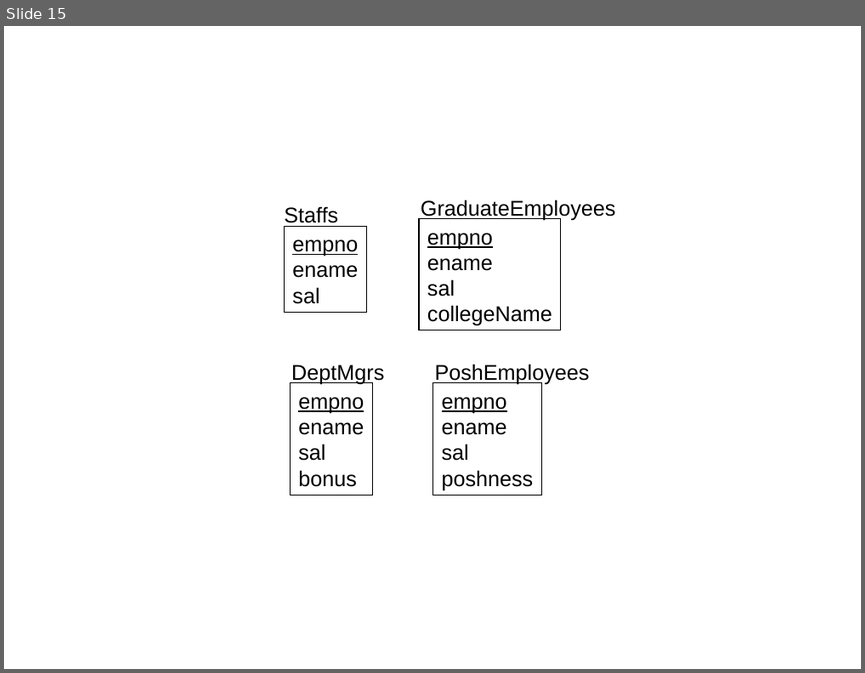
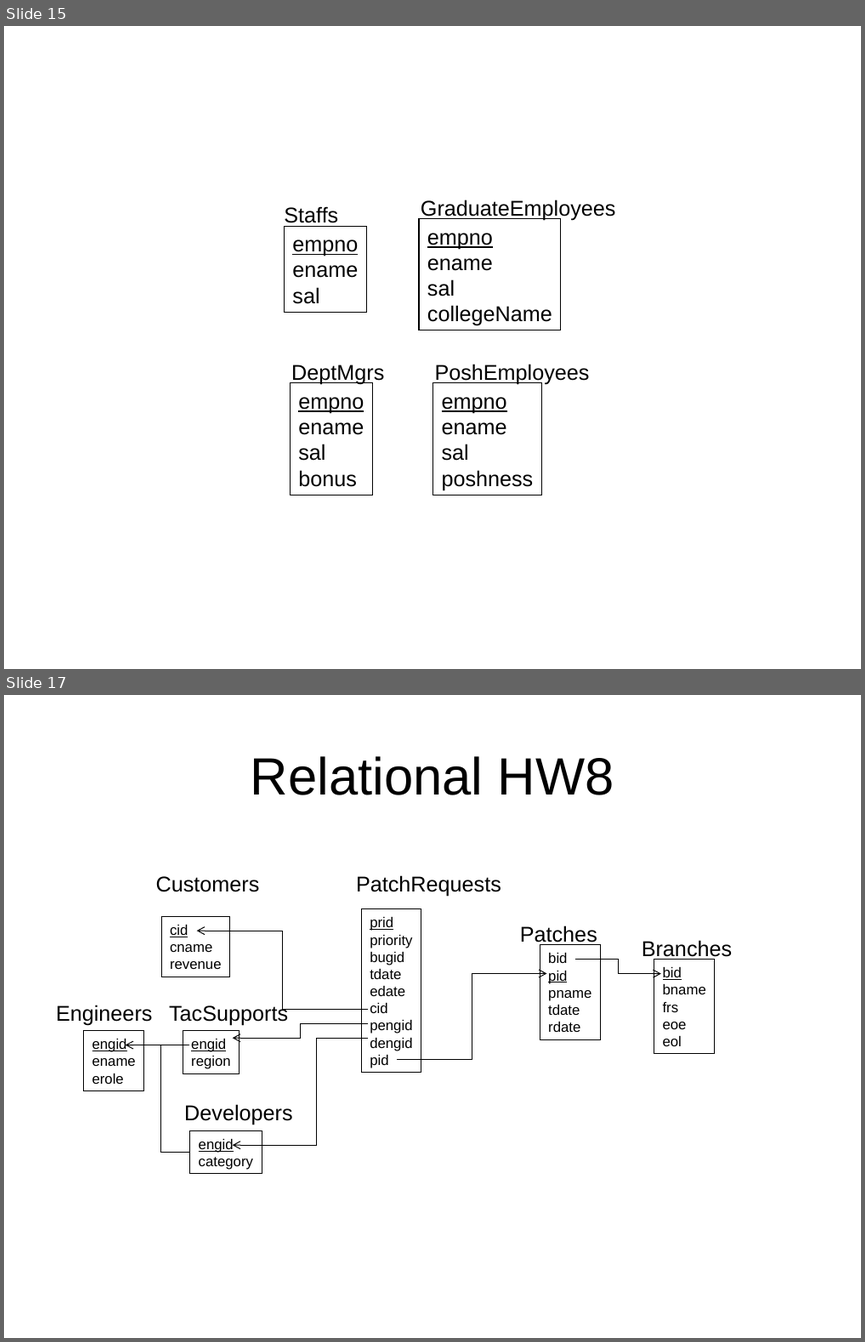
Before and after one commit to rte126/src-pe-tools, a slide deck: classes/CS579/dbclass/Project.ppt. Shown one above the other, each under a label of ours: slide 15 before the commit, slides 15 and 17 after it; the slides between them are not shown. The pictures are 865x673 and 865x1342 pixels, drawn with LibreOffice and Linux fonts; fonts in the diff are those of the drawing. Boxes give left, top, right and bottom in pixels: in the first picture for what was removed or moved away, otherwise in the second. Text is boxed around its words. In the diff, an @@ line names an element or a change of style, - is before the commit and + after.

```diff
--- a/classes/CS579/dbclass/Project.ppt
+++ b/classes/CS579/dbclass/Project.ppt
@@ slide 17 added at box(4, 695, 861, 1338), background #FFFFFF @@
@@ title added at box(250, 756, 614, 795), 44 pt, text #000000 @@
+Relational HW8
@@ text added at box(156, 876, 260, 892), 18 pt, text #000000 @@
+Customers
@@ text added at box(356, 875, 501, 896), 18 pt, text #000000 @@
+PatchRequests
@@ rectangle added at box(161, 916, 230, 976), outline #000000 0.74 pt, 12 pt, text #000000 @@
+cid
+cname
+revenue
@@ rectangle added at box(361, 909, 421, 1072), outline #000000 0.74 pt, 12 pt, text #000000 @@
+prid
+priority
+bugid
+tdate
+edate
+cid
+pengid
+dengid
+pid
@@ elbow arrow added from (368, 1009) to (197, 930), #000000 0.74 pt @@
@@ text added at box(520, 925, 597, 947), 18 pt, text #000000 @@
+Patches
@@ rectangle added at box(540, 945, 601, 1039), outline #000000 0.74 pt, 12 pt, text #000000 @@
+bid
+pid
+pname
+tdate
+rdate
@@ text added at box(642, 940, 732, 961), 18 pt, text #000000 @@
+Branches
@@ elbow arrow added from (397, 1059) to (546, 974), #000000 0.74 pt @@
@@ elbow arrow added from (575, 959) to (661, 974), #000000 0.74 pt @@
@@ rectangle added at box(654, 959, 715, 1053), outline #000000 0.74 pt, 12 pt, text #000000 @@
+bid
+bname
+frs
+eoe
+eol
@@ text added at box(56, 1004, 152, 1025), 18 pt, text #000000 @@
+Engineers
@@ text added at box(169, 1003, 288, 1025), 18 pt, text #000000 @@
+TacSupports
@@ elbow arrow added from (368, 1023) to (233, 1038), #000000 0.74 pt @@
@@ rectangle added at box(84, 1031, 144, 1091), outline #000000 0.74 pt, 12 pt, text #000000 @@
+engid
+ename
+erole
@@ elbow arrow added from (190, 1045) to (126, 1044), #000000 0.74 pt @@
@@ elbow line added from (190, 1152) to (160, 1044), #000000 0.74 pt @@
@@ rectangle added at box(183, 1031, 239, 1074), outline #000000 0.74 pt, 12 pt, text #000000 @@
+engid
+region
@@ elbow arrow added from (368, 1038) to (233, 1145), #000000 0.74 pt @@
@@ text added at box(184, 1104, 292, 1125), 18 pt, text #000000 @@
+Developers
@@ rectangle added at box(190, 1130, 262, 1173), outline #000000 0.74 pt, 12 pt, text #000000 @@
+engid
+category
```
Also in this commit, not shown: 1 slide changed, 2 other slides added, 2 other files.
